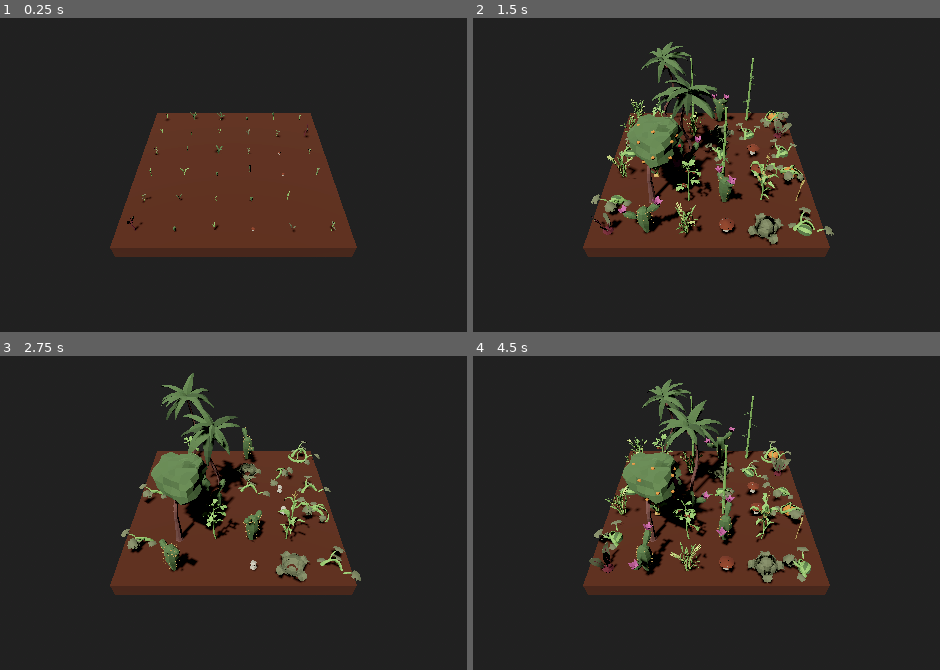
Above: before the commit, frames 1-4 (two rows, left to right).
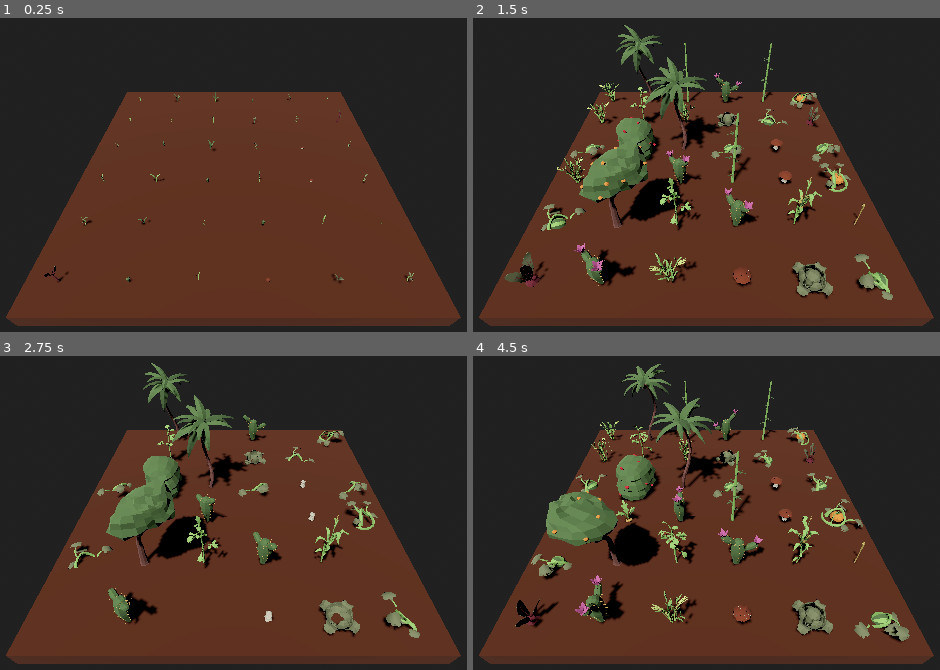
Above: after the commit, the same moments.

Repository: badcircle/gg
Game: Godot game, scene res://scenes/crops/field.tscn
Two runs of this game, one before a commit and one after it. Both use one fixed random seed, a clock stepped at 60 frames per second and the inputs below. The project has no main scene, so this scene is started directly.
Inputs:
- Up to frame 1 (0.25 s): no input
- Up to frame 2 (1.5 s): tap Enter at 0.5 s; tap Space (grow) at 0.6, 1.25, 1.35 s
- Up to frame 3 (2.75 s): tap Enter at 2 s; tap Space (grow) at 2.1 s
- Up to frame 4 (4.5 s): tap Space (grow) at 2.75, 2.85, 3.6, 4.25, 4.35 s; tap Enter at 3.5 s

The runs differ from the first frame. In frame 1, 34% of the frame differs, in the area x 1-99%, y 23-99%; in frame 2, 46%, in the area x 1-99%, y 2-99%; in frame 3, 44%; in frame 4, 46%.

Commit message:
fixed random rotation during growth cycle

Diff:
--- a/scenes/crops/crop.gd
+++ b/scenes/crops/crop.gd
@@ -44,10 +44,15 @@
 
 func getStageScene() -> void:
 	var path = str(crops_folder, Crops.keys()[crop], "_", cycle[current_stage], ".fbx")
+	var current_rot = 0.0
 	for child in get_children():
+		current_rot = child.rotation_degrees.y
 		child.free()
 	if FileAccess.file_exists(path):
 		active_mesh = load(path)
 		var thisMesh = active_mesh.instantiate()
-		thisMesh.rotation_degrees.y = randi_range(0, 360)
+		if current_rot != 0:
+			thisMesh.rotation_degrees.y = current_rot
+		else:
+			thisMesh.rotation_degrees.y = randi_range(0, 360)
 		add_child(thisMesh)
--- a/scenes/crops/field.gd
+++ b/scenes/crops/field.gd
@@ -6,7 +6,7 @@
 var field_state : Dictionary = Dictionary()
 const crop : PackedScene = preload("res://scenes/crops/crop.tscn")
 
-@export var crop_scale = 1.137
+@export var crop_scale = 1.75
 
 # Called when the node enters the scene tree for the first time.
 func _ready() -> void:
